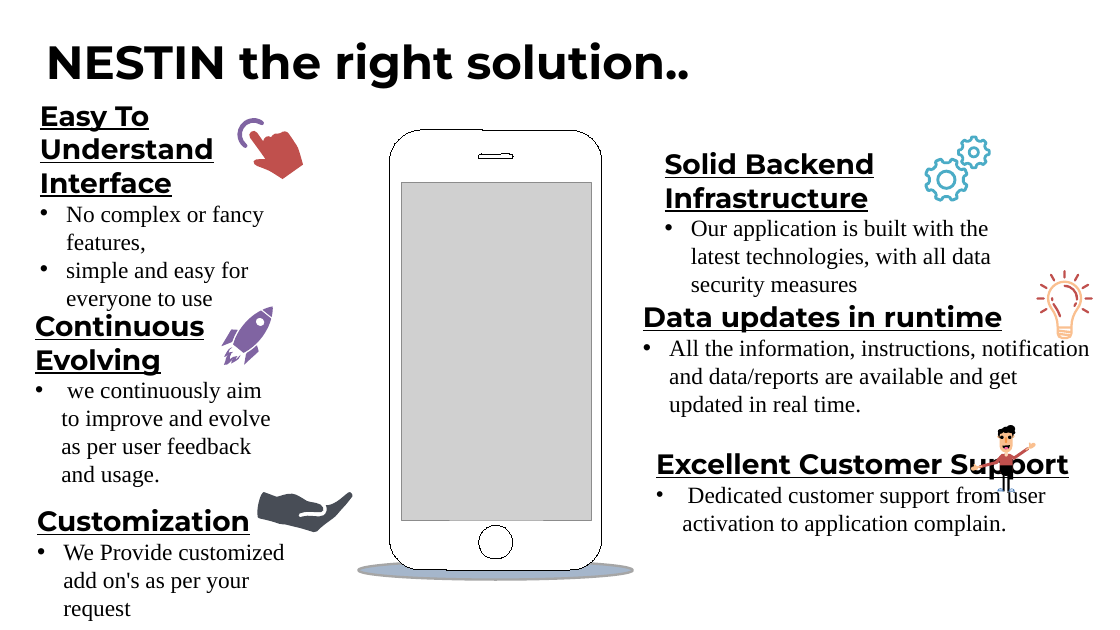
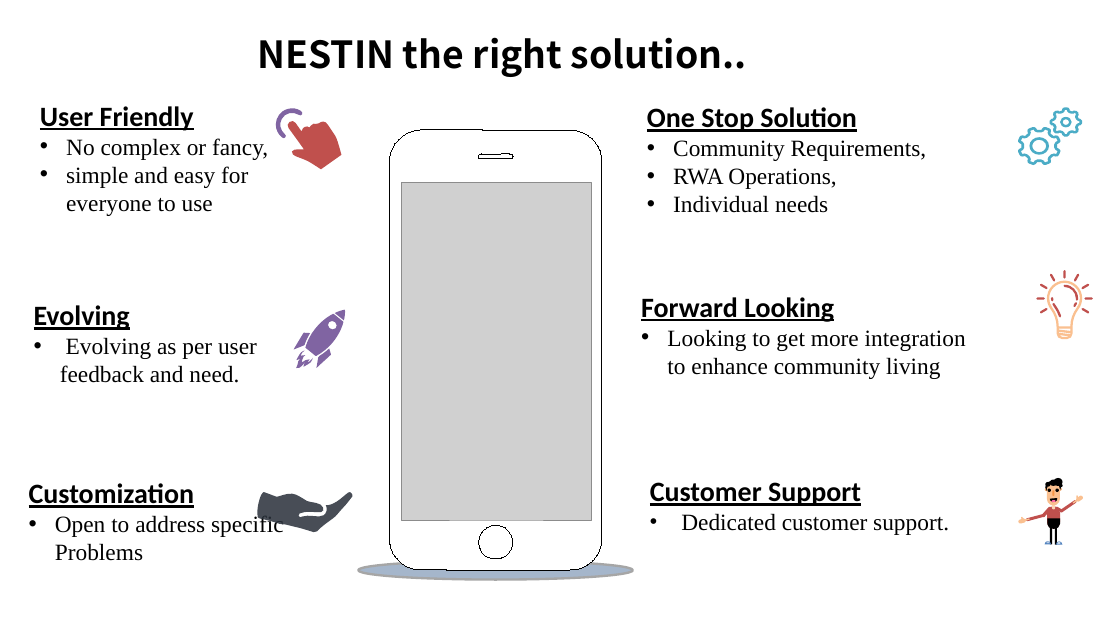
Before and after one commit to Anvisys/Documents, a slide deck: slide 4 of Nestin presentation.pptx. Drawn at 1120x630 pixels with LibreOffice and Linux fonts; fonts in the diff are those of the drawing; grey boxes stand for pictures. Boxes give left, top, right and bottom in pixels: in the first picture for what was removed or moved away, otherwise in the second. Text is boxed around its words. In the diff, an @@ line names an element or a change of style, - is before the commit and + after.

```diff
--- a/Nestin presentation.pptx
+++ b/Nestin presentation.pptx
@@ text "NESTIN the right solution..": place and size @@
-text "NESTIN the right solution.." at <box>46,42,690,89</box>
+text "NESTIN the right solution.." at <box>257,37,747,77</box>
@@ text "NESTIN the right solution.." at <box>257,37,747,77</box>: size 40 to 32 pt, font Montserrat to Noto Sans CJK TC; alignment left to centre @@
@@ text at <box>40,106,268,160</box>: text changed; size 24 to 20 pt; font Montserrat to Times New Roman; bold off @@
-Easy To Understand Interface
-• No complex or fancy features,
+User Friendly
+• No complex or fancy,
@@ freeform shape: place and size @@
-freeform shape at <box>238,118,265,149</box>
+freeform shape at <box>276,108,302,139</box>
@@ text at <box>647,107,927,213</box>: text changed @@
-Solid Backend Infrastructure
-• Our application is built with the latest technologies, with all data security measures
+One Stop Solution
+• Community Requirements,
+• RWA Operations,
+• Individual needs
@@ freeform shape: place and size @@
-freeform shape at <box>957,135,991,169</box>
+freeform shape at <box>1049,108,1082,137</box>
@@ freeform shape: place and size @@
-freeform shape at <box>968,146,980,158</box>
+freeform shape at <box>1060,117,1072,127</box>
@@ freeform shape: place and size @@
-freeform shape at <box>249,130,303,179</box>
+freeform shape at <box>287,120,342,169</box>
@@ freeform shape: place and size @@
-freeform shape at <box>924,158,969,202</box>
+freeform shape at <box>1017,127,1060,166</box>
@@ freeform shape: place and size @@
-freeform shape at <box>935,168,958,190</box>
+freeform shape at <box>1028,136,1050,155</box>
@@ text at <box>641,297,966,379</box>: text changed @@
-Data updates in runtime
-• All the information, instructions, notification and data/reports are available and get updated in real time.
+Forward Looking
+• Looking to get more integration to enhance community living
@@ text at <box>34,305,257,383</box>: text changed @@
-Continuous Evolving
-• we continuously aim to improve and evolve as per user feedback and usage.
+Evolving
+• Evolving as per user feedback and need.
@@ freeform shape: place and size @@
-freeform shape at <box>230,308,275,357</box>
+freeform shape at <box>302,310,347,359</box>
@@ 4 freeform shapes: place and size @@
-4 freeform shapes at <box>219,303,277,370</box>
+4 freeform shapes at <box>291,306,349,374</box>
@@ text "Customization": place and size @@
-text "Customization" at <box>37,509,284,621</box>
+text "Customization" at <box>29,483,284,561</box>
@@ text at <box>29,483,195,508</box>: font Montserrat to Calibri in "Customization" @@
@@ text at <box>650,482,949,535</box>: text changed @@
-Excellent Customer Support
-• Dedicated customer support from user activation to application complain.
+Customer Support
+• Dedicated customer support.
@@ 11 rounded rectangles, 6 ellipses, 2 freeform shapes: place and size @@
-11 rounded rectangles, 6 ellipses, 2 freeform shapes at <box>971,425,1031,492</box>
+11 rounded rectangles, 6 ellipses, 2 freeform shapes at <box>1018,478,1079,544</box>
@@ 7 rounded rectangles, 5 ellipses, 3 freeform shapes, 2 rectangles: place and size @@
-7 rounded rectangles, 5 ellipses, 3 freeform shapes, 2 rectangles at <box>978,431,1037,492</box>
+7 rounded rectangles, 5 ellipses, 3 freeform shapes, 2 rectangles at <box>1026,484,1084,545</box>
@@ text at <box>55,514,284,561</box>: text changed @@
-• We Provide customized add on's as per your request
+• Open to address specific Problems
```
Also in this commit, not shown: 11 other slides changed, 1 slide added, 1 slide removed.
